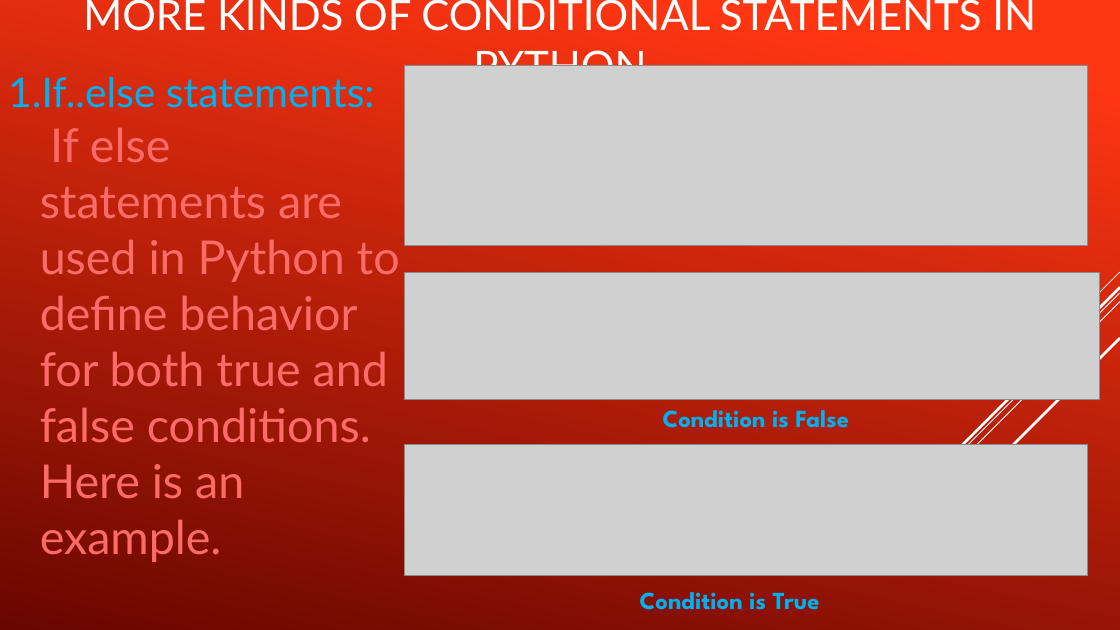
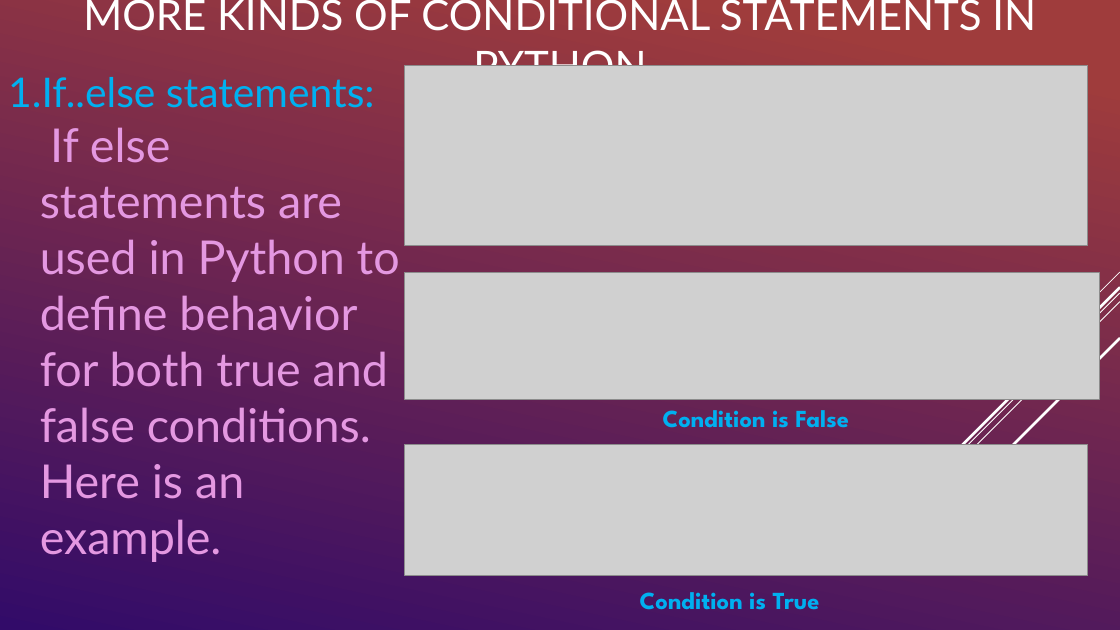
Before and after one commit to AyushisPro2011/Presentation, a slide deck: slide 5 of Presentation.pptx. Drawn at 1120x630 pixels with LibreOffice and Linux fonts; fonts in the diff are those of the drawing; grey boxes stand for pictures. Boxes give left, top, right and bottom in pixels: in the first picture for what was removed or moved away, otherwise in the second. Text is boxed around its words. In the diff, an @@ line names an element or a change of style, - is before the commit and + after.

```diff
--- a/Presentation.pptx
+++ b/Presentation.pptx
@@ background gradient #FF3712 to #6A0600 to gradient #3C9F4A to #330B69 @@
@@ text "If..else statements: If else statements ..." at [8,77,400,562]: text colour #FB6B67 to #E498E1 in "If else statements are used in Python ..." @@
```
Also in this commit, not shown: 6 other slides changed, 2 slides added, 1 other file.
